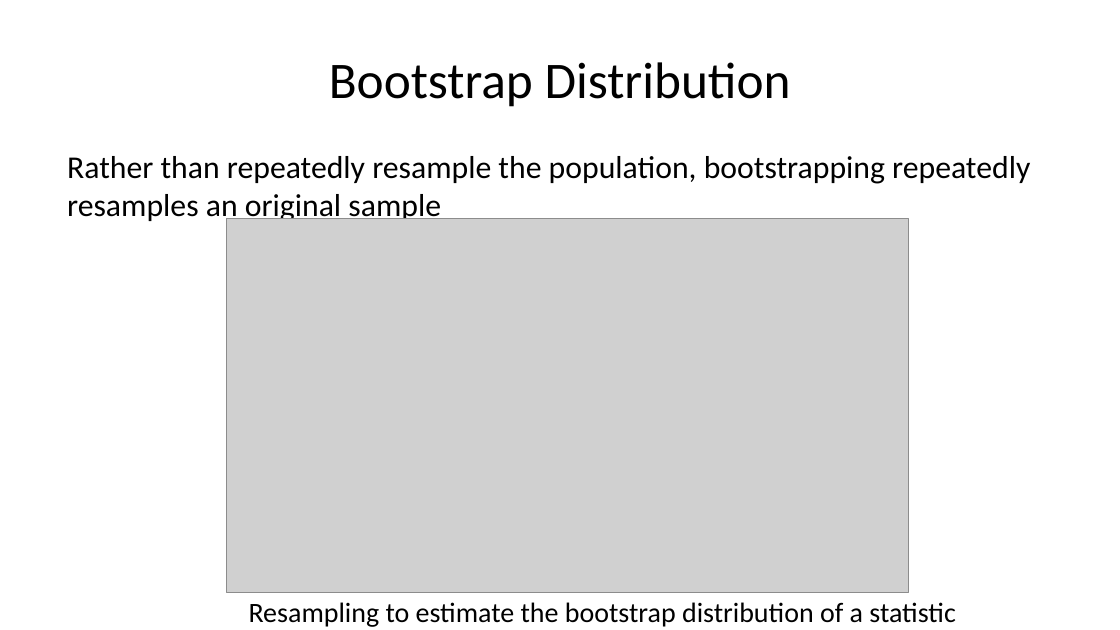
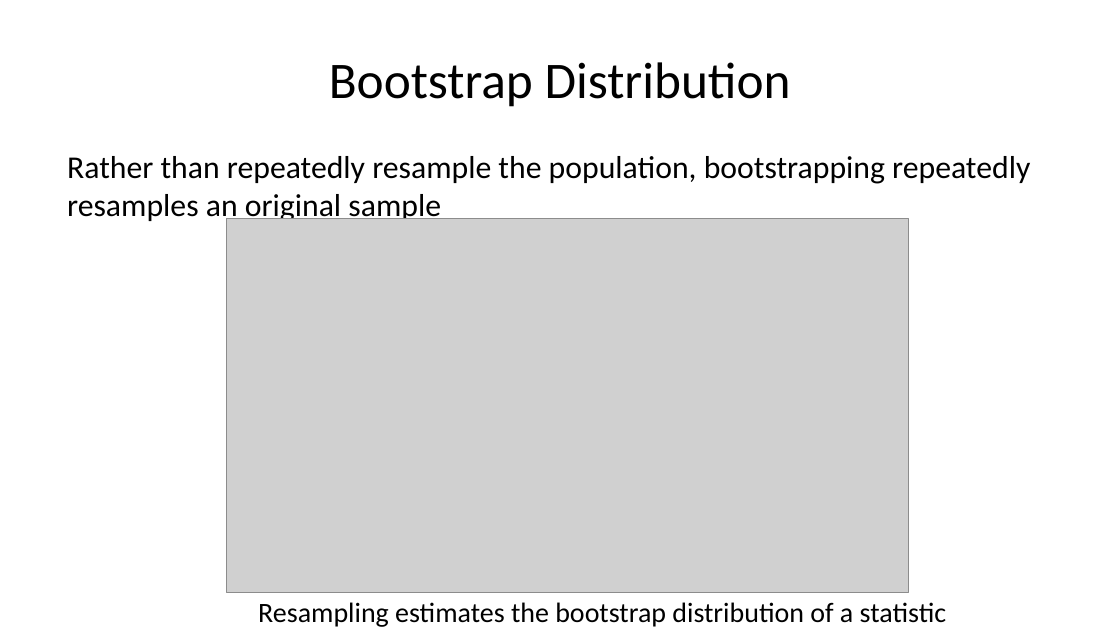
Before and after one commit to StephenElston/CSCI-E-83, a slide deck: slide 10 of LectureSlides/06b_IntroductionToBootstrap.pptx. Drawn at 1120x630 pixels with LibreOffice and Linux fonts; fonts in the diff are those of the drawing; grey boxes stand for pictures. Boxes give left, top, right and bottom in pixels: in the first picture for what was removed or moved away, otherwise in the second. Text is boxed around its words. In the diff, an @@ line names an element or a change of style, - is before the commit and + after.

```diff
--- a/LectureSlides/06b_IntroductionToBootstrap.pptx
+++ b/LectureSlides/06b_IntroductionToBootstrap.pptx
@@ text at <box>258,602,946,627</box>: text changed @@
-Resampling to estimate the bootstrap distribution of a statistic
+Resampling estimates the bootstrap distribution of a statistic
```
Also in this commit, not shown: 13 other slides changed, 1 slide added, 1 slide removed, 1 other file.
